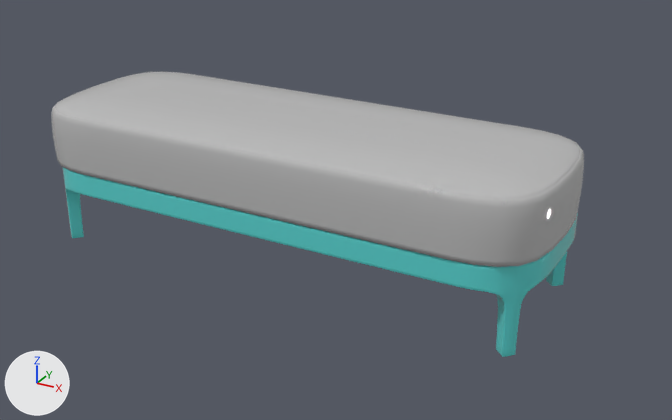
Renders of the FBX model Assets/VRRoom/3D MODEL/jiaodeng/jiaodeng.FBX from each side of a commit.
Both versions are drawn from a 50 mm lens placed at (1.184, -1.283, 1.152), pointed at (0.096, 0.693, 0.163). Every picture has the same lights, and +X, +Y and +Z are marked at lower left. Where no turn or scale is listed for an object, it has been applied to the vertices.

Objects in the first picture: 'xiadele_Box006', 'xiadele_Line012'.
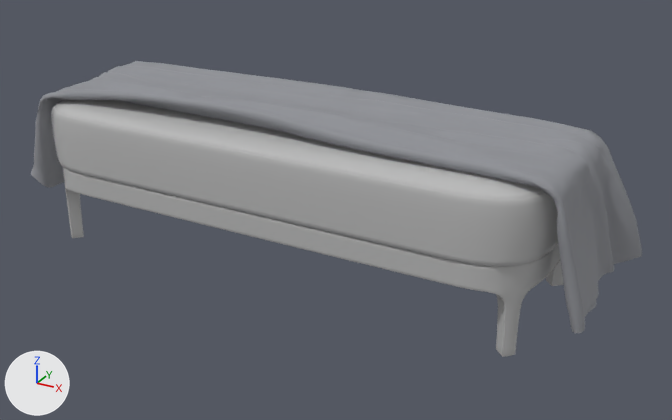
The newer file is also turned or shifted as a whole; pictures and numbers use the older file's frame.

Edits to the bpy script that builds the scene:
```text
Add mat_material__25:
    mat_material__25 = principled_material('Material #25')
    mat_material__25.base_color = (0.5, 0.5, 0.5)  # grey #bcbcbc
    mat_material__25.roughness = 0.0
Add mat_xiadele_kelly_plaid_01blend:
    mat_xiadele_kelly_plaid_01blend = principled_material('xiadele_Kelly_Plaid_01Blend')
    mat_xiadele_kelly_plaid_01blend.base_color = (0.282, 0.29, 0.314)  # grey #919398
    mat_xiadele_kelly_plaid_01blend.roughness = 0.896
Change me_mesh:
    where me_mesh.from_pydata(...)  # 3232 vertices, 6464 faces; spans x -0.702..0.702, y -0.252..0.252, z -0.115..0.115
    remove me_mesh.materials.append(mat_伽马2_2_木材_洋洋彡丶)  # cyan #5cd6d3
    add me_mesh.materials.append(mat_material__25)  # grey #bcbcbc
Add me_mesh_1:
    me_mesh_1.from_pydata(...)  # 1571 vertices, 3000 faces; spans x -0.86..0.85, y -0.21..0.21, z -0.2..0.2
    me_mesh_1.materials.append(mat_xiadele_kelly_plaid_01blend)  # grey #919398
Add ob_xiadele_kelly_plaid_01:
    ob_xiadele_kelly_plaid_01 = bpy.data.objects.new('xiadele_Kelly_Plaid_01', me_mesh_1)
    ob_xiadele_kelly_plaid_01.location = (-0.004, 0.688, 0.274)
```

Where the change shows, as pixel boxes (x1, y1, x2, y2) in the pictures (672 x 420 px):
'xiadele_Kelly_Plaid_01', added: after (31, 61, 642, 333)
'xiadele_Line012', recoloured (cyan to grey): (63, 167, 578, 357) in both
